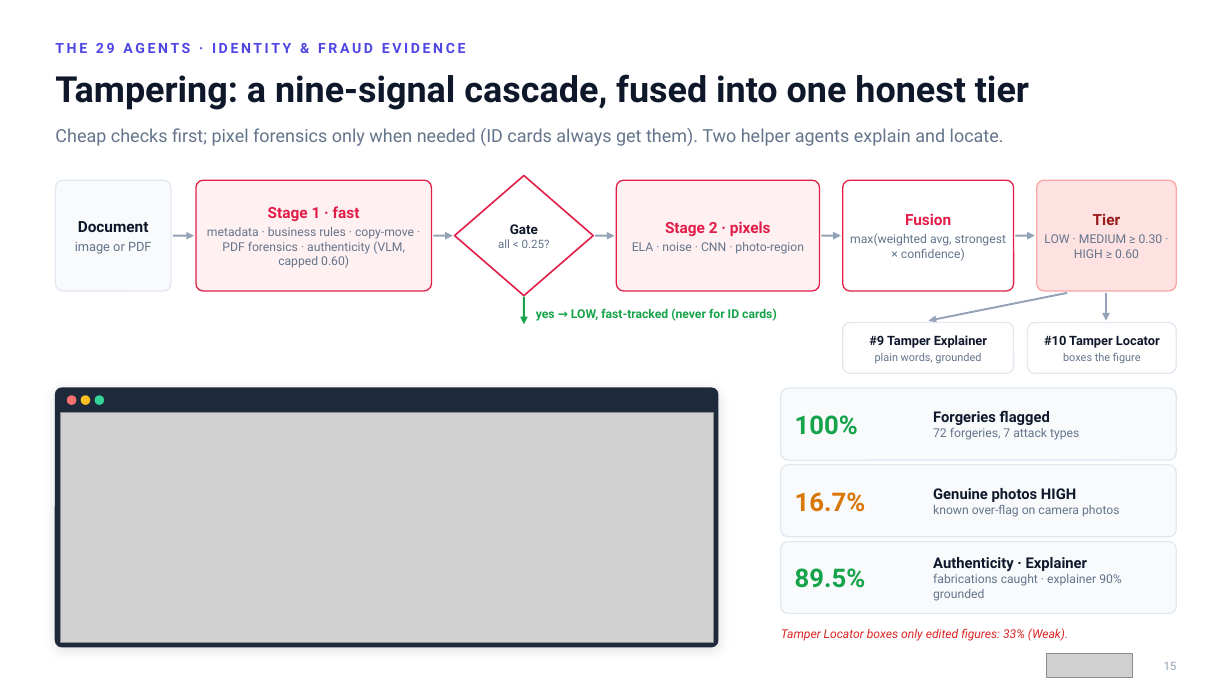
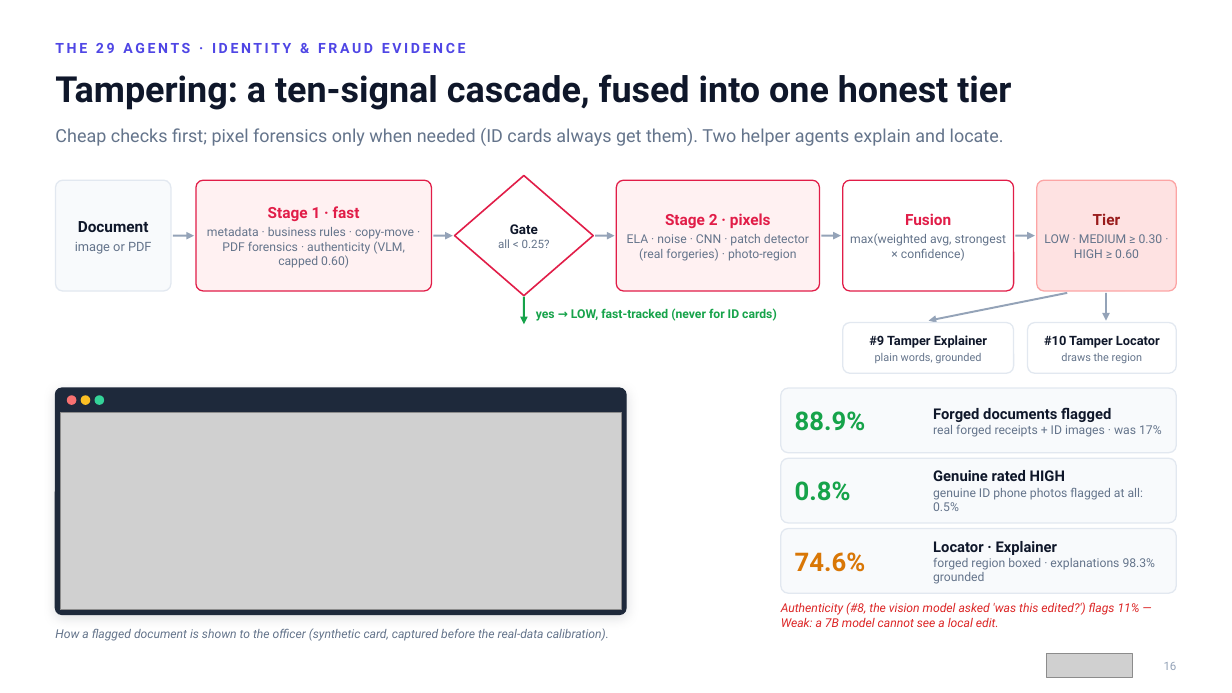
Before and after one commit to ShreyasBile/FinSight, a slide deck: slide 16 of docs/reports/07-FinSight-Project-Presentation.pptx (slide 15 before the commit). Drawn at 1232x693 pixels with LibreOffice and Linux fonts; fonts in the diff are those of the drawing; grey boxes stand for pictures. Boxes give left, top, right and bottom in pixels: in the first picture for what was removed or moved away, otherwise in the second. Text is boxed around its words. In the diff, an @@ line names an element or a change of style, - is before the commit and + after.

```diff
--- a/docs/reports/07-FinSight-Project-Presentation.pptx
+++ b/docs/reports/07-FinSight-Project-Presentation.pptx
@@ text at [55,74,1011,110]: text changed @@
-Tampering: a nine-signal cascade, fused into one honest tier
+Tampering: a ten-signal cascade, fused into one honest tier
@@ text at [627,234,809,261]: text changed @@
-ELA · noise · CNN · photo-region
+ELA · noise · CNN · patch detector (real forgeries) · photo-region
@@ text at [1061,353,1142,363]: text changed @@
-boxes the figure
+draws the region
@@ rounded rectangle: place and size @@
-rounded rectangle at [55,388,718,647]
+rounded rectangle at [55,388,627,615]
@@ rounded rectangle: place and size @@
-rounded rectangle at [781,388,1177,460]
+rounded rectangle at [781,388,1177,453]
@@ picture: place and size @@
-picture at [60,412,714,642]
+picture at [60,412,622,610]
@@ text at [795,411,866,431]: text changed; size 9.5 to 20 pt; text colour #64748B to #16A34A; bold on @@
-Forgeries flagged
-72 forgeries, 7 attack types
+88.9%
@@ text removed at [795,415,858,435] @@
-100%
@@ text added at [933,407,1162,437], 9.5 pt, text #64748B @@
+Forged documents flagged
+real forged receipts + ID images · was 17%
@@ rounded rectangle: place and size @@
-rounded rectangle at [781,465,1177,537]
+rounded rectangle at [781,458,1177,523]
@@ text added at [933,470,1143,511], 9.5 pt, text #64748B @@
+Genuine rated HIGH
+genuine ID phone photos flagged at all: 0.5%
@@ text at [795,481,851,501]: text changed; size 9.5 to 20 pt; text colour #64748B to #16A34A; bold on @@
-Genuine photos HIGH
-known over-flag on camera photos
+0.8%
@@ text removed at [795,492,866,512] @@
-16.7%
@@ proportions changed in 4 elements at [55,388,627,615], [781,388,1177,453], [781,458,1177,523], [781,529,1177,593] @@
@@ rounded rectangle: place and size @@
-rounded rectangle at [781,542,1177,614]
+rounded rectangle at [781,529,1177,593]
@@ text removed at [795,568,866,588] @@
-89.5%
@@ text added at [795,552,866,572], 20 pt, text #D97706, bold @@
+74.6%
@@ text at [933,541,1156,584]: text changed; text colour #DC2626 to #64748B; italic off @@
-Tamper Locator boxes only edited figures: 33% (Weak).
+Locator · Explainer
+forged region boxed · explanations 98.3% grounded
@@ text removed at [933,557,1122,601] @@
-Authenticity · Explainer
-fabrications caught · explainer 90% grounded
@@ text added at [55,628,609,641], 9.5 pt, text #64748B, italic @@
+How a flagged document is shown to the officer (synthetic card, captured before the real-data calibration).
@@ text added at [781,602,1140,627], 9.5 pt, text #DC2626, italic @@
+Authenticity (#8, the vision model asked 'was this edited?') flags 11% — Weak: a 7B model cannot see a local edit.
```
Also in this commit, not shown: 36 other slides changed, 4 slides added, 1 slide removed, 26 other files.
